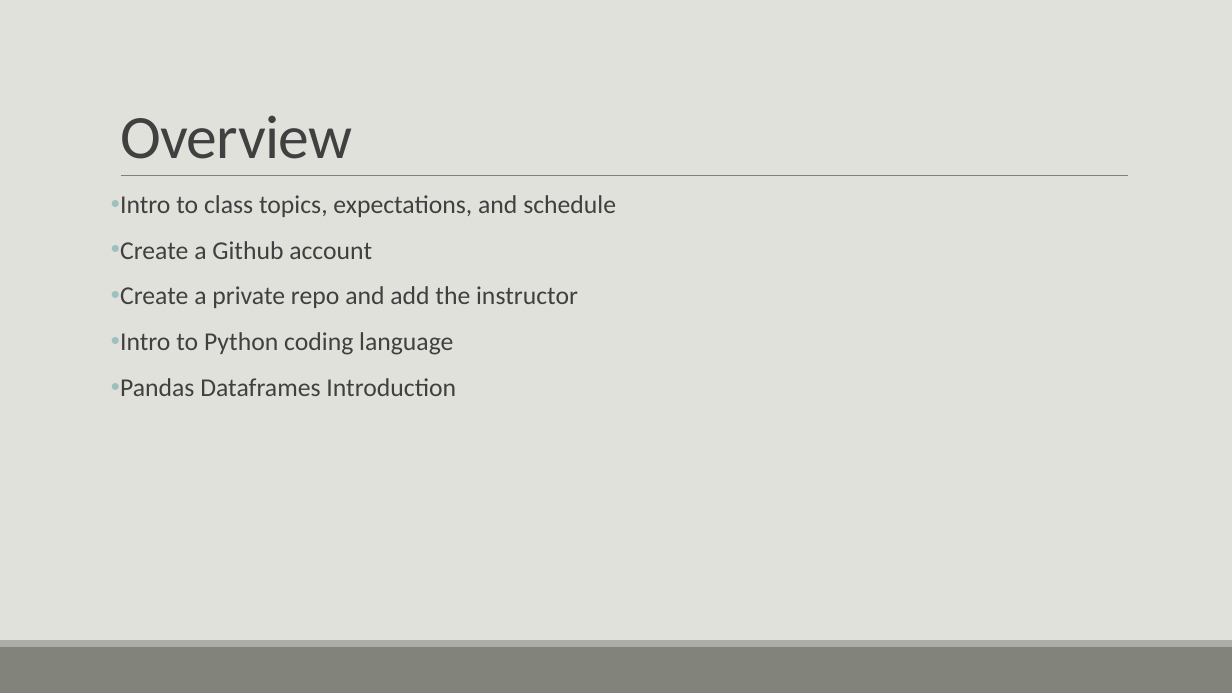
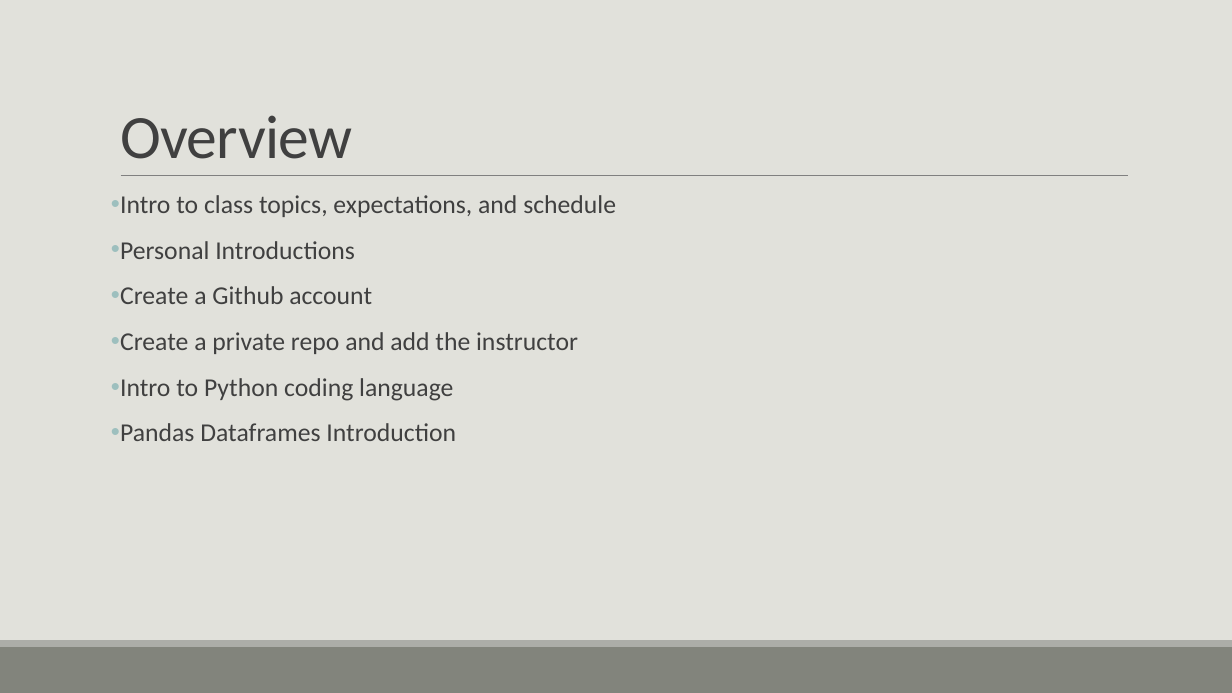
Before and after one commit to casey-whorton-waynestate/public-course-content, a slide deck: slide 3 of Wayne State Course.pptx. Drawn at 1232x693 pixels with LibreOffice and Linux fonts; fonts in the diff are those of the drawing. Boxes give left, top, right and bottom in pixels: in the first picture for what was removed or moved away, otherwise in the second. Text is boxed around its words. In the diff, an @@ line names an element or a change of style, - is before the commit and + after.

```diff
--- a/Wayne State Course.pptx
+++ b/Wayne State Course.pptx
@@ text at (x1=120, y1=241, x2=355, y2=259): paragraph added @@
+• Personal Introductions
```
Also in this commit, not shown: 2 other slides changed, 4 slides added, 1 slide removed.
